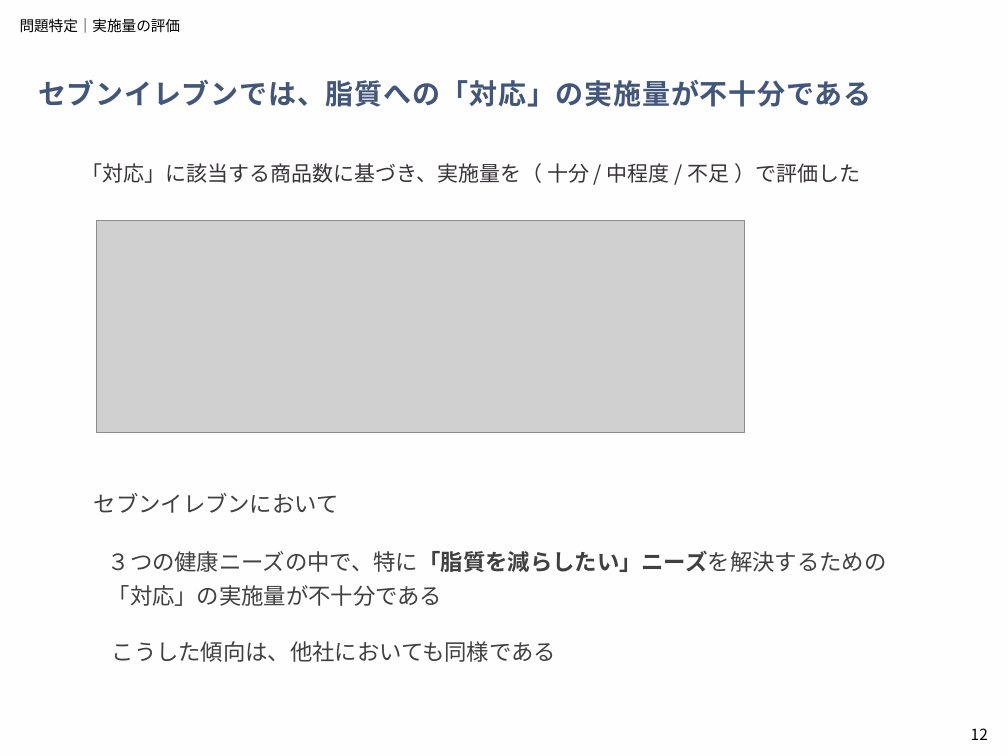
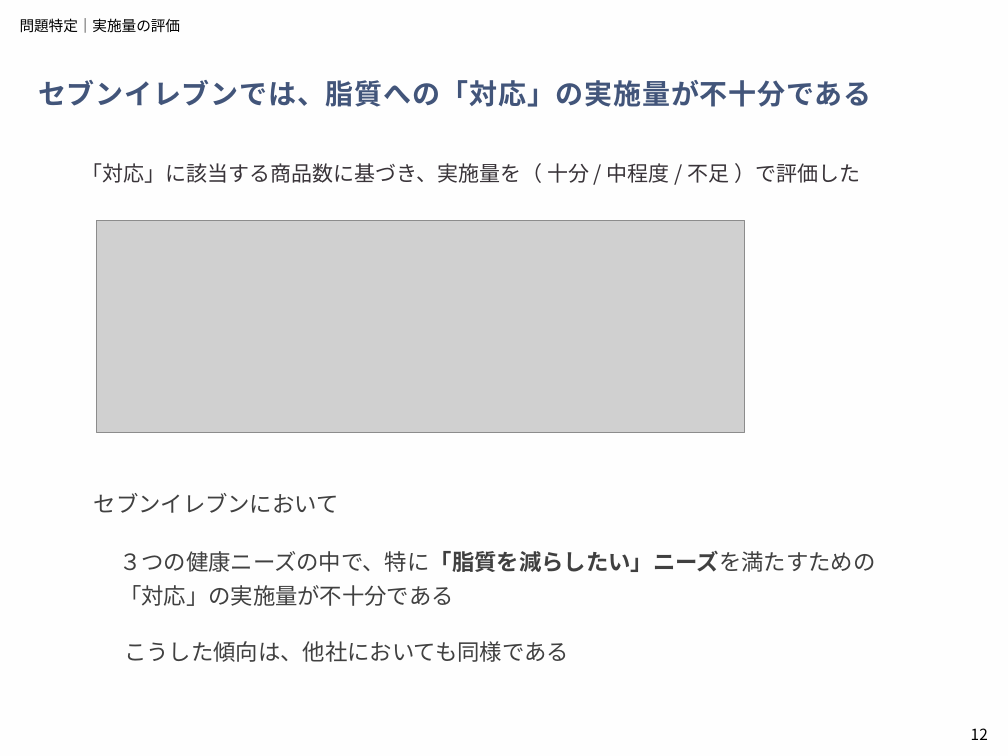
Before and after one commit to aoiseki0415/Accenture_CEO, a slide deck: slide 12 of 提出物一覧/アクセンチュア_中間発表.pptx. Drawn at 1008x756 pixels with LibreOffice and Linux fonts; fonts in the diff are those of the drawing; grey boxes stand for pictures. Boxes give left, top, right and bottom in pixels: in the first picture for what was removed or moved away, otherwise in the second. Text is boxed around its words. In the diff, an @@ line names an element or a change of style, - is before the commit and + after.

```diff
--- a/提出物一覧/アクセンチュア_中間発表.pptx
+++ b/提出物一覧/アクセンチュア_中間発表.pptx
@@ text at [119, 551, 875, 606]: text changed @@
-３つの健康ニーズの中で、特に「脂質を減らしたい」ニーズを解決するための「対応」の実施量が不十分である
+３つの健康ニーズの中で、特に「脂質を減らしたい」ニーズを満たすための「対応」の実施量が不十分である
@@ text "こうした傾向は、他社においても同様である": place and size @@
-text "こうした傾向は、他社においても同様である" at [112, 641, 556, 662]
+text "こうした傾向は、他社においても同様である" at [124, 641, 569, 662]
```
Also in this commit, not shown: 4 other slides changed.
